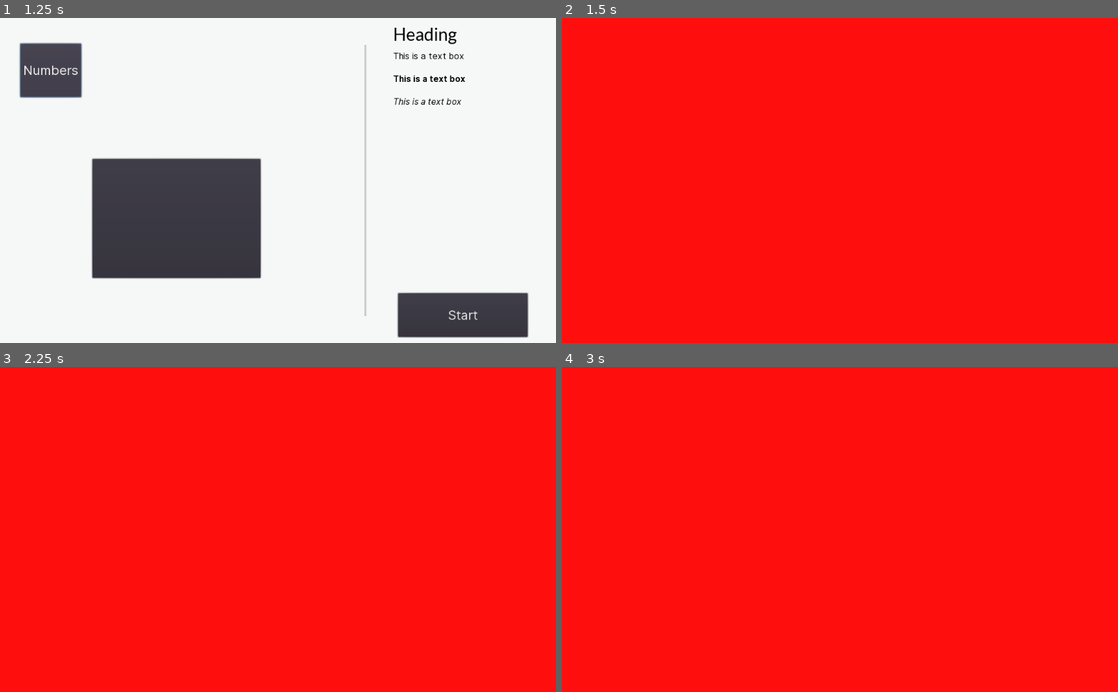
Above: before the commit, frames 1-4 (two rows, left to right).
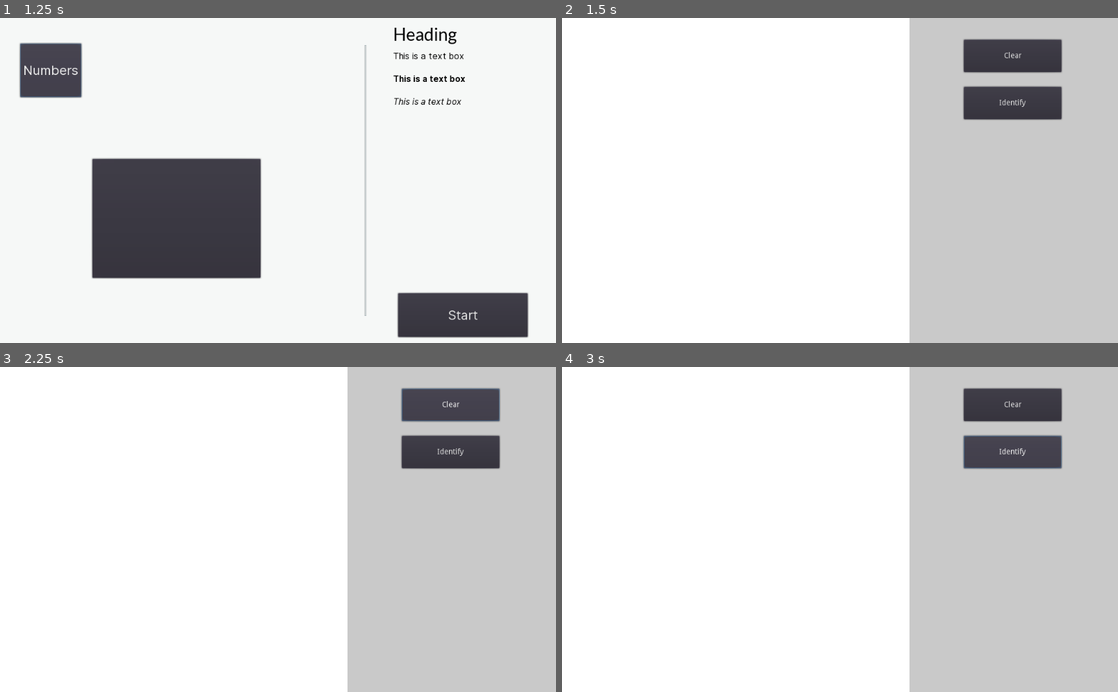
Above: after the commit, the same moments.

Repository: niklasandersson/Interactive-Visualization-Tool
Game: Godot game, scene res://StartMenu/main.tscn
Two runs of this game, one before a commit and one after it. Both use one fixed random seed, a clock stepped at 60 frames per second and the inputs below.
Inputs (mouse positions are in pixels of both pictures, inside the frame that each line leads up to):
- Up to frame 1 (1.25 s): click "Numbers" at 0.5 s
- Up to frame 2 (1.5 s): click "Start" at 1.25 s
- Up to frame 3 (2.25 s): click (450, 406) at 2 s, where only the run after the commit has a clickable "Clear"
- Up to frame 4 (3 s): click (1012, 451) at 2.75 s, where only the run after the commit has a clickable "Identify"

Frame 1 is identical in both runs. In frame 2, 100% of the frame differs, in the area x 0-100%, y 0-100%; in frame 3, 100%; in frame 4, 100%.

Commit message:
Add clear button

Diff:
--- a/NumberClassification/DrawSurface.gd
+++ b/NumberClassification/DrawSurface.gd
@@ -3,19 +3,20 @@
 var lines = []
 var current_line = -1
 var pressed = false
+var viewport
 
 func _ready():
-	pass
+	viewport = get_viewport()
 
 func _draw():
 	for i in range(current_line + 1):
 		if lines[i].size() > 2:
-			draw_polyline(lines[i], Color(0.2, 1.0, .7, 1), 10, true)
+			draw_polyline(lines[i], Color(0, 0, 0, 1), 10, true)
 
 func _process(delta):
 	update()
 
-func _input(event):
+func _gui_input(event):
 	if event is InputEventMouseButton:
 		if event.is_pressed():
 			current_line += 1
@@ -25,4 +26,14 @@
 			pressed = false
 	elif event is InputEventMouseMotion:
 		if pressed:
-			lines[current_line].push_back(event.position)
+			if event.position.x < get_size().x && event.position.y < get_size().y:
+				lines[current_line].push_back(event.position)
+
+
+func _on_ClearButton_pressed():
+	lines.clear()
+	current_line = -1
+
+
+func _on_IdentifyButton_pressed():
+	pass
--- a/NumberClassification/number_classification.tscn
+++ b/NumberClassification/number_classification.tscn
@@ -10,24 +10,43 @@
 anchor_top = 0.0
 anchor_right = 0.0
 anchor_bottom = 0.0
-margin_right = 1080.0
-margin_bottom = 650.0
+margin_right = 1024.0
+margin_bottom = 600.0
 rect_pivot_offset = Vector2( 0, 0 )
 rect_clip_content = false
 mouse_filter = 0
 mouse_default_cursor_shape = 0
 size_flags_horizontal = 1
 size_flags_vertical = 1
-color = Color( 1, 0.0588235, 0.0588235, 1 )
+color = Color( 0.789062, 0.789062, 0.789062, 1 )
+_sections_unfolded = [ "Grow Direction", "Margin" ]
 
-[node name="Control" type="Control" parent="." index="1"]
+[node name="ColorRect" type="ColorRect" parent="." index="1"]
+
+show_behind_parent = true
+anchor_left = 0.0
+anchor_top = 0.0
+anchor_right = 0.0
+anchor_bottom = 0.0
+margin_right = 640.0
+margin_bottom = 600.0
+rect_pivot_offset = Vector2( 0, 0 )
+rect_clip_content = false
+mouse_filter = 0
+mouse_default_cursor_shape = 0
+size_flags_horizontal = 1
+size_flags_vertical = 1
+color = Color( 1, 1, 1, 1 )
+_sections_unfolded = [ "Margin", "Visibility" ]
+
+[node name="DrawSurface" type="Control" parent="." index="2"]
 
 anchor_left = 0.0
 anchor_top = 0.0
 anchor_right = 0.0
 anchor_bottom = 0.0
-margin_right = 1080.0
-margin_bottom = 650.0
+margin_right = 640.0
+margin_bottom = 600.0
 rect_pivot_offset = Vector2( 0, 0 )
 rect_clip_content = false
 mouse_filter = 0
@@ -35,3 +54,63 @@
 size_flags_horizontal = 1
 size_flags_vertical = 1
 script = ExtResource( 1 )
+_sections_unfolded = [ "Margin", "Mouse", "Size Flags", "Theme", "Visibility" ]
+__meta__ = {
+"_edit_group_": true
+}
+
+[node name="ClearButton" type="Button" parent="." index="3"]
+
+anchor_left = 0.0
+anchor_top = 0.0
+anchor_right = 0.0
+anchor_bottom = 0.0
+margin_left = 740.0
+margin_top = 40.0
+margin_right = 920.0
+margin_bottom = 100.0
+rect_pivot_offset = Vector2( 0, 0 )
+rect_clip_content = false
+focus_mode = 2
+mouse_filter = 0
+mouse_default_cursor_shape = 0
+size_flags_horizontal = 1
+size_flags_vertical = 1
+toggle_mode = false
+enabled_focus_mode = 2
+shortcut = null
+group = null
+text = "Clear"
+flat = false
+align = 1
+_sections_unfolded = [ "Margin" ]
+
+[node name="IdentifyButton" type="Button" parent="." index="4"]
+
+anchor_left = 0.0
+anchor_top = 0.0
+anchor_right = 0.0
+anchor_bottom = 0.0
+margin_left = 740.0
+margin_top = 127.0
+margin_right = 920.0
+margin_bottom = 187.0
+rect_pivot_offset = Vector2( 0, 0 )
+rect_clip_content = false
+focus_mode = 2
+mouse_filter = 0
+mouse_default_cursor_shape = 0
+size_flags_horizontal = 1
+size_flags_vertical = 1
+toggle_mode = false
+enabled_focus_mode = 2
+shortcut = null
+group = null
+text = "Identify"
+flat = false
+align = 1
+_sections_unfolded = [ "Margin" ]
+
+[connection signal="pressed" from="ClearButton" to="DrawSurface" method="_on_ClearButton_pressed"]
+
+[connection signal="pressed" from="IdentifyButton" to="DrawSurface" method="_on_IdentifyButton_pressed"]
